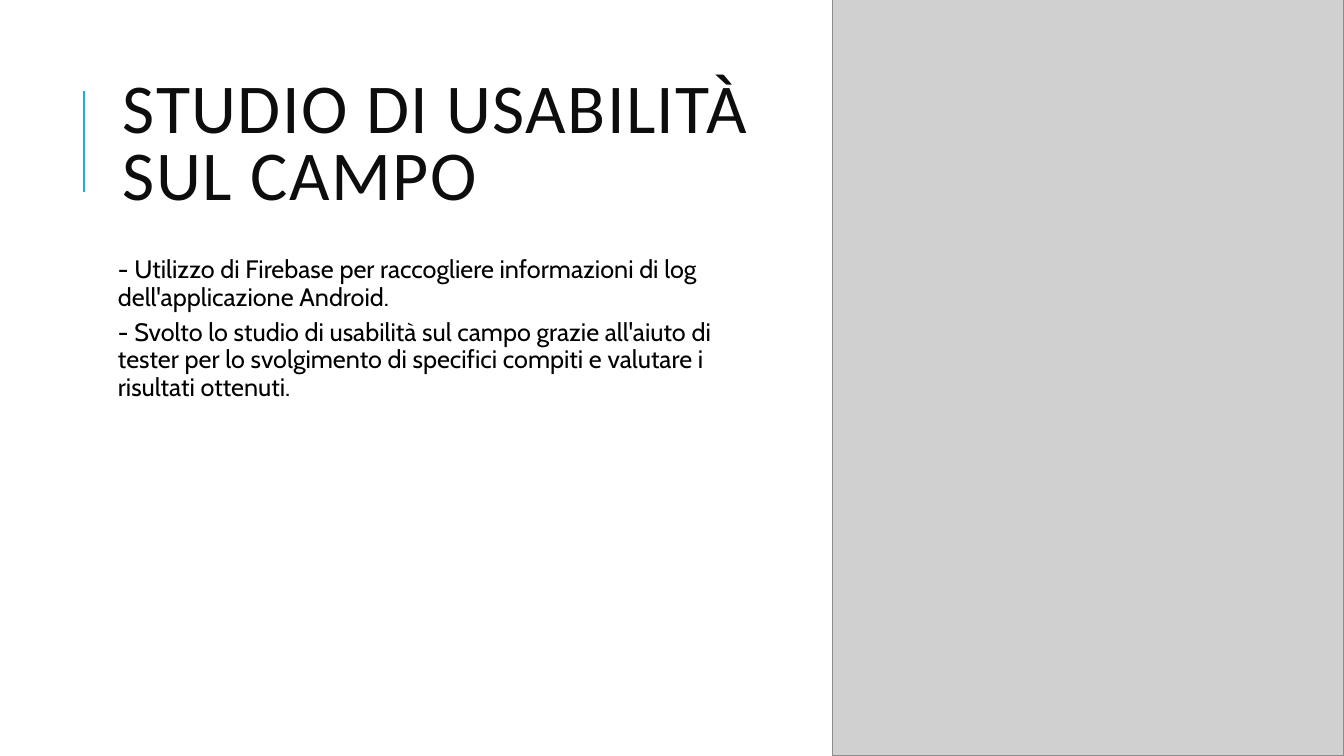
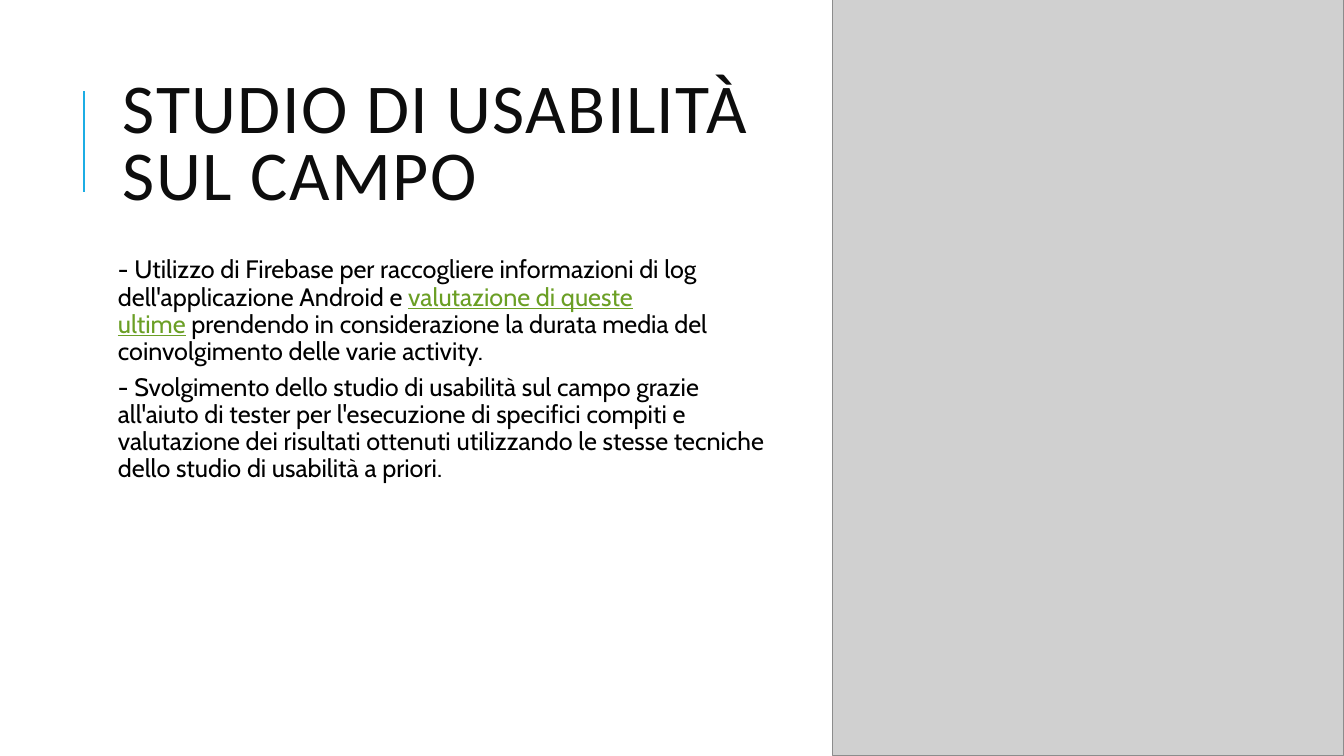
Before and after one commit to CristianCarrella/Ratatouille23, a slide deck: slide 11 of powerpoint_presentazione/presentazione.pptx. Drawn at 1344x756 pixels with LibreOffice and Linux fonts; fonts in the diff are those of the drawing; grey boxes stand for pictures. Boxes give left, top, right and bottom in pixels: in the first picture for what was removed or moved away, otherwise in the second. Text is boxed around its words. In the diff, an @@ line names an element or a change of style, - is before the commit and + after.

```diff
--- a/powerpoint_presentazione/presentazione.pptx
+++ b/powerpoint_presentazione/presentazione.pptx
@@ text at box(118, 259, 764, 483): text changed @@
-- Utilizzo di Firebase per raccogliere informazioni di log dell'applicazione Android.
-- Svolto lo studio di usabilità sul campo grazie all'aiuto di tester per lo svolgimento di specifici compiti e valutare i risultati ottenuti.
+- Utilizzo di Firebase per raccogliere informazioni di log dell'applicazione Android e valutazione di queste ultime prendendo in considerazione la durata media del coinvolgimento delle varie activity.
+- Svolgimento dello studio di usabilità sul campo grazie all'aiuto di tester per l'esecuzione di specifici compiti e valutazione dei risultati ottenuti utilizzando le stesse tecniche dello studio di usabilità a priori.
```
Also in this commit, not shown: 7 other slides changed, 3 other files.
